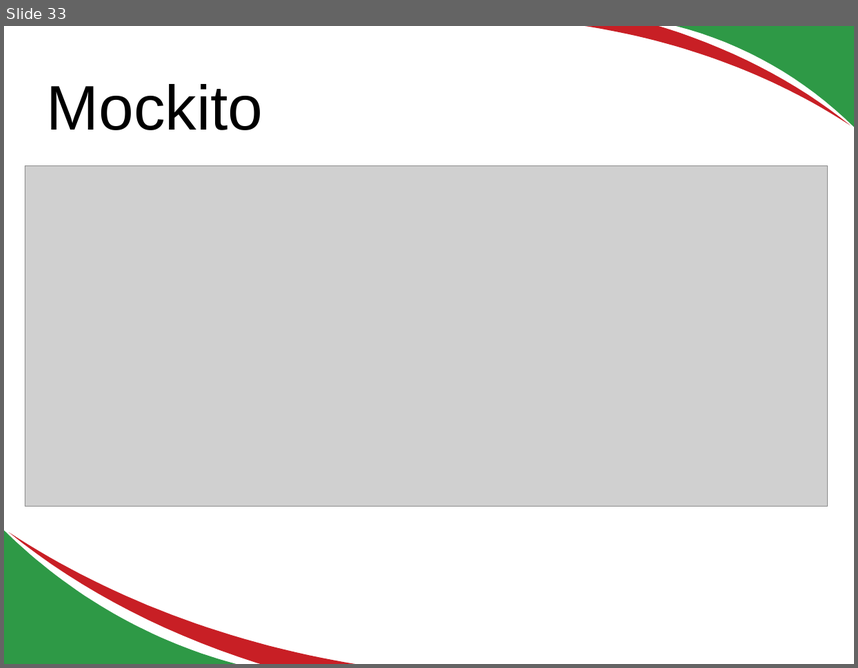
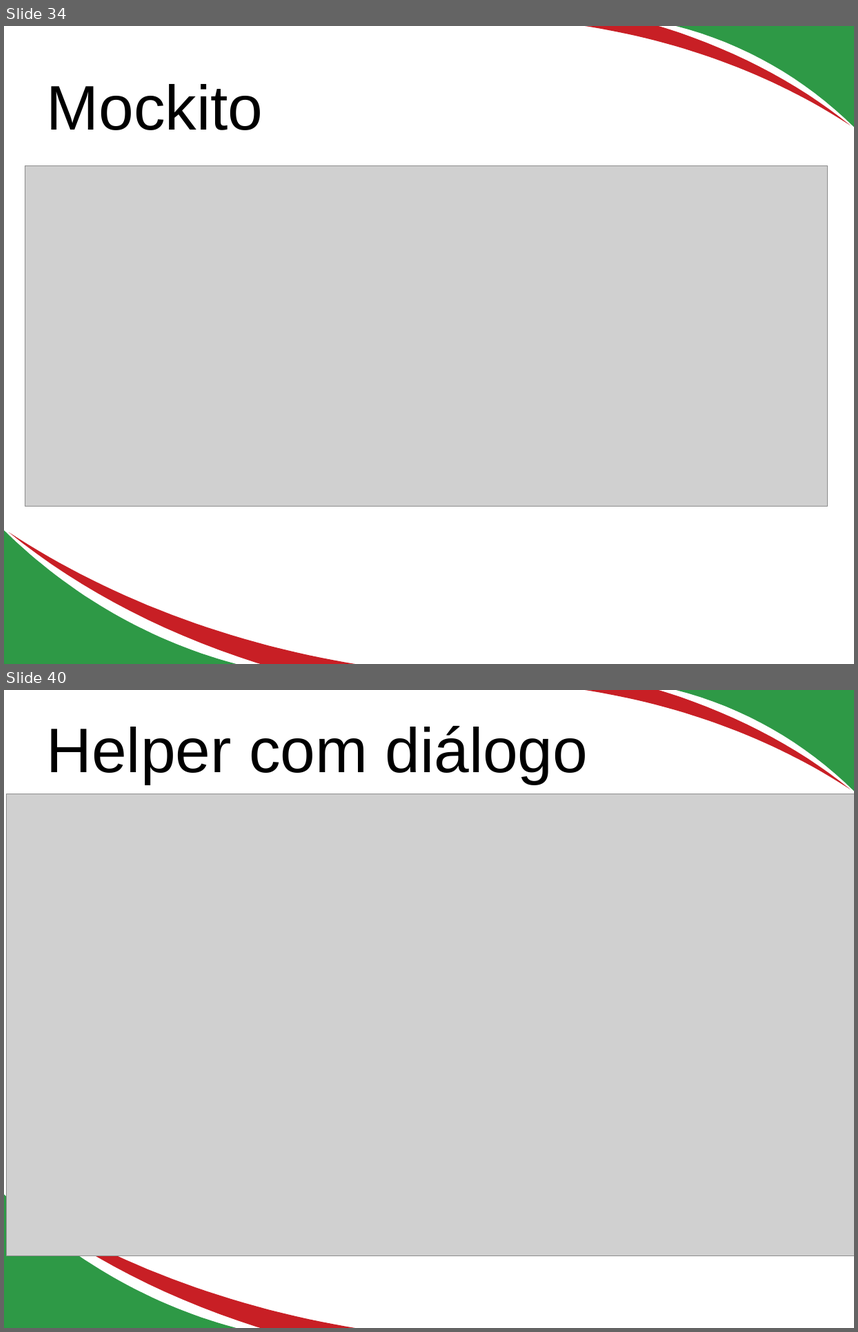
Before and after one commit to edusantana/testes-em-java-parte1, a slide deck: docs/Testes em java.odp. Shown one above the other, each under a label of ours: slide 33 before the commit, slides 34 and 40 after it; the slides between them are not shown. The pictures are 858x668 and 858x1332 pixels, drawn with LibreOffice and Linux fonts; fonts in the diff are those of the drawing; grey boxes stand for pictures. Boxes give left, top, right and bottom in pixels: in the first picture for what was removed or moved away, otherwise in the second. Text is boxed around its words. In the diff, an @@ line names an element or a change of style, - is before the commit and + after.

```diff
--- a/docs/Testes em java.odp
+++ b/docs/Testes em java.odp
@@ slide 40 added at (4, 690, 854, 1328), background #FFFFFF; not listed: 4 template elements that a slide beside it also shows @@
@@ title added at (47, 726, 588, 784), 58.7 pt, text #000000 @@
+Helper com diálogo
@@ picture added at (6, 794, 854, 1256) @@
@@ what was slide 33 is now slide 34 @@
```
Also in this commit, not shown: 3 slides changed, 10 other slides added, 1 slide removed, 3 other files.
